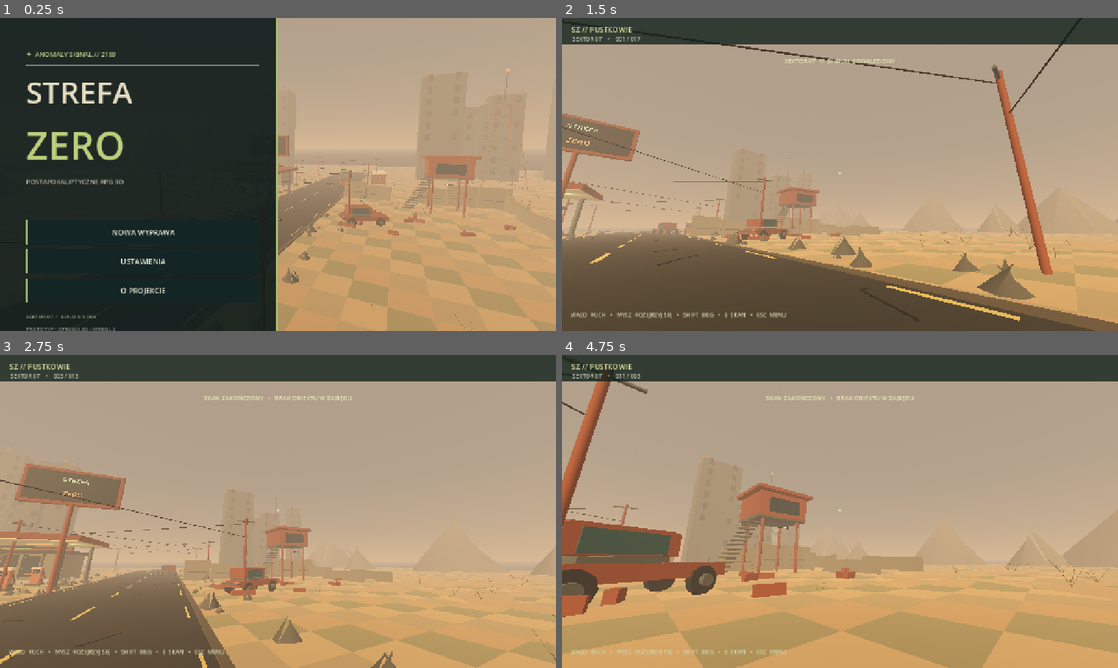
Above: before the commit, frames 1-4 (two rows, left to right).
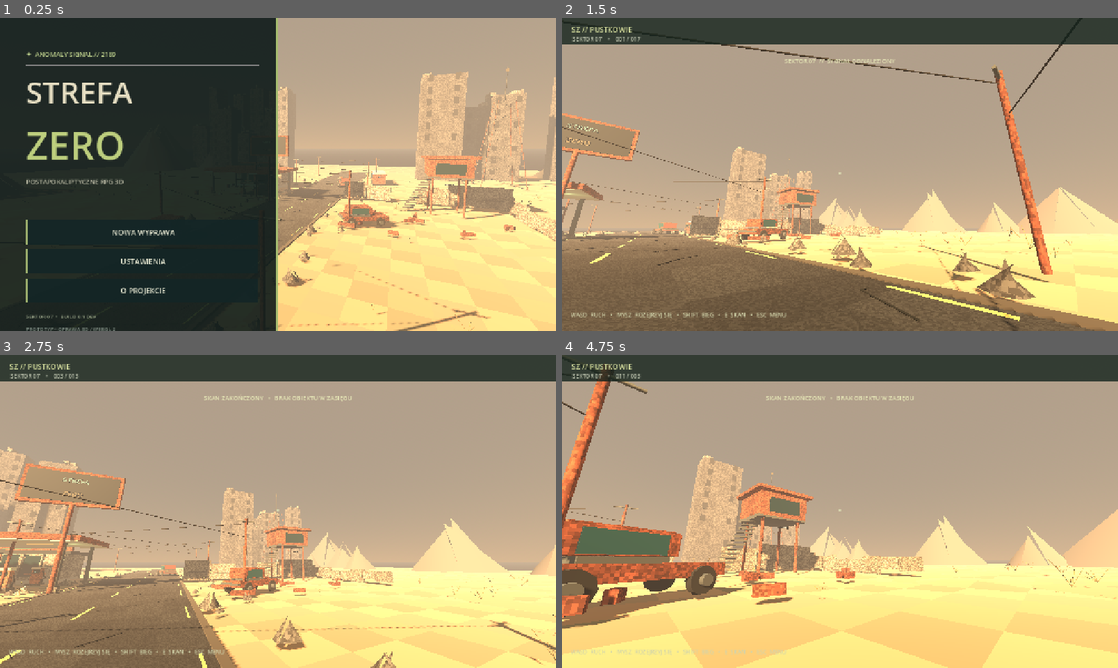
Above: after the commit, the same moments.

Repository: misza3444/fallout
Game: Godot game, scene res://scenes/main.tscn
The game is run twice, just before and just after one commit, with the same random seed, the same clock (stepped at 60 frames per second) and the same inputs.
Inputs (mouse positions are in pixels of both pictures, inside the frame that each line leads up to):
- Up to frame 1 (0.25 s): no input
- Up to frame 2 (1.5 s): click "NOWA WYPRAWA" at 0.5 s; tap Enter at 1.25 s; move the mouse to (867, 174) at 1.27 s; hold W (move_forward) from 1.28 s (still down); hold Ctrl (crouch) from 1.28 s (still down)
- Up to frame 3 (2.75 s): keep holding W (move_forward); tap Space (jump) at 1.52, 2.27 s; move the mouse to (250, 511) at 2.02 s; release Ctrl (crouch) at 2.03 s; tap E (interact) at 2.1 s
- Up to frame 4 (4.75 s): keep holding W (move_forward); move the mouse to (851, 505) at 2.77 s; hold Shift (sprint) 2.78-3.53 s; move the mouse to (834, 517) at 3.52 s; tap Ctrl (crouch) at 3.6 s; tap Space (jump) at 3.77, 4.52 s; move the mouse to (878, 514) at 4.27 s; hold E (interact) from 4.28 s (still down)

The runs differ from the first frame. In frame 1, 29% of the frame differs, in the area x 50-100%, y 15-100%; in frame 2, 35%; in frame 3, 38%; in frame 4, 42%, in the area x 0-100%, y 8-100%.

Commit message:
art: apply weathered procedural materials and desktop directional shadows

Diff:
--- a/scripts/wasteland.gd
+++ b/scripts/wasteland.gd
@@ -59,6 +59,25 @@
 	_mat("plant2", Color("#77734d"))
 	_mat("rock", Color("#716b5a"))
 	_mat("black", Color("#1b1e1e"))
+	# Add world-space surface patina: mottled asphalt, oxidized steel and concrete.
+	var patina: Shader = preload("res://shaders/grunge.gdshader")
+	var finish: Dictionary = {
+		"asphalt": [Color("#333737"), 24.0, 0.55, 0.0],
+		"rust": [Color("#91513a"), 10.0, 0.85, 0.2],
+		"rust_light": [Color("#b87350"), 16.0, 0.75, 0.14],
+		"concrete": [Color("#8f8876"), 15.0, 0.95, 0.0],
+		"concrete_dark": [Color("#585852"), 10.0, 0.85, 0.0],
+		"paint": [Color("#80948b"), 22.0, 0.6, 0.16]
+	}
+	for key in finish:
+		var config: Array = finish[key]
+		var patterned := ShaderMaterial.new()
+		patterned.shader = patina
+		patterned.set_shader_parameter("base_color", config[0])
+		patterned.set_shader_parameter("fleck_scale", config[1])
+		patterned.set_shader_parameter("weathering", config[2])
+		patterned.set_shader_parameter("metalness", config[3])
+		materials[key] = patterned
 
 func _box(parent: Node3D, pos: Vector3, size: Vector3, key: String, solid: bool = false, angle: float = 0.0) -> Node3D:
 	var holder := Node3D.new()
@@ -441,7 +460,7 @@
 	sun.rotation_degrees = Vector3(-28, -48, 0)
 	sun.light_color = Color("#ffcb91")
 	sun.light_energy = 1.35
-	sun.shadow_enabled = false # Web/mobile profile: avoid large shadow maps initially.
+	sun.shadow_enabled = not DisplayServer.is_touchscreen_available() # Desktop depth, mobile fallback.
 	add_child(sun)
 	var neon := OmniLight3D.new()
 	neon.position = Vector3(-6, 4.5, -18)
